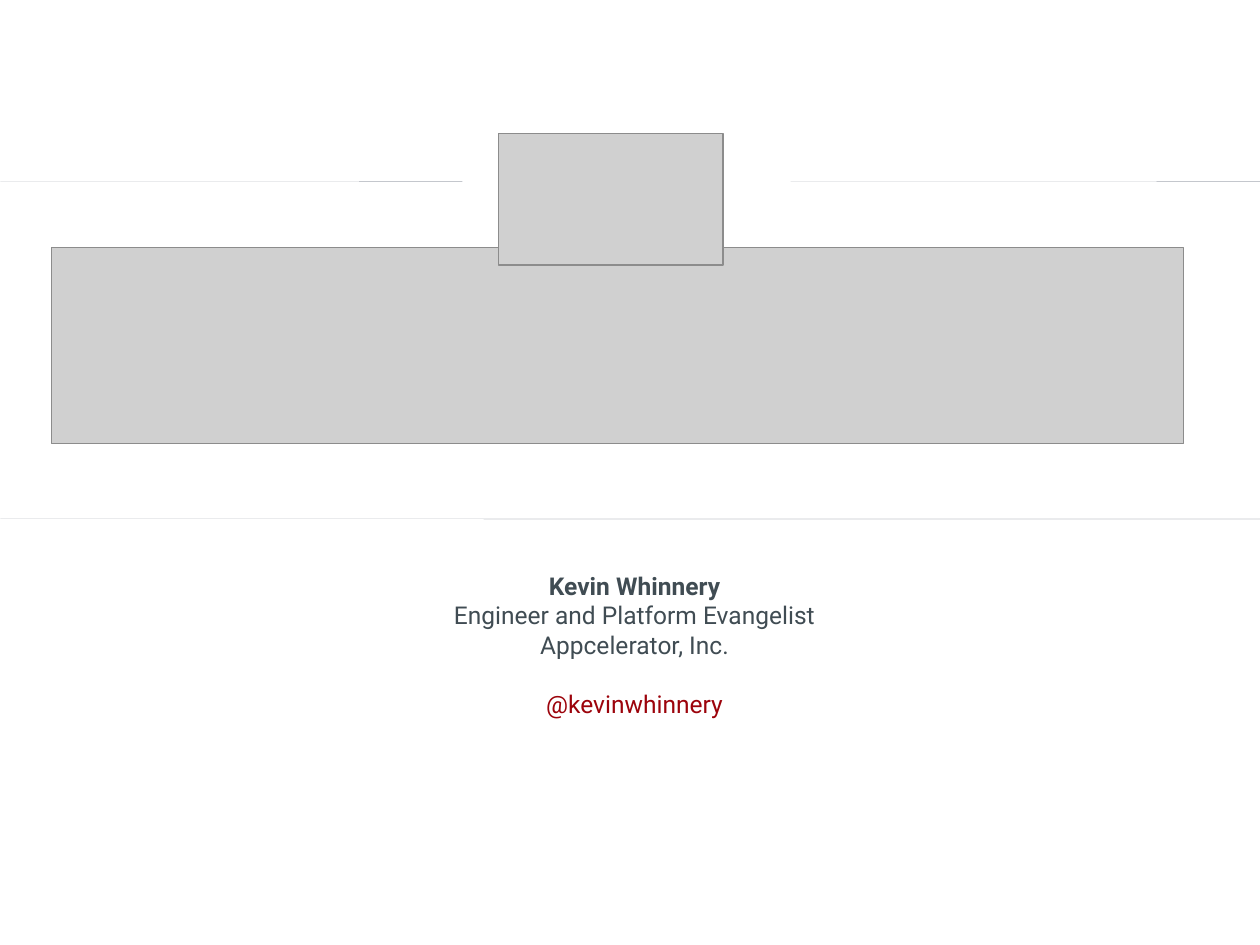
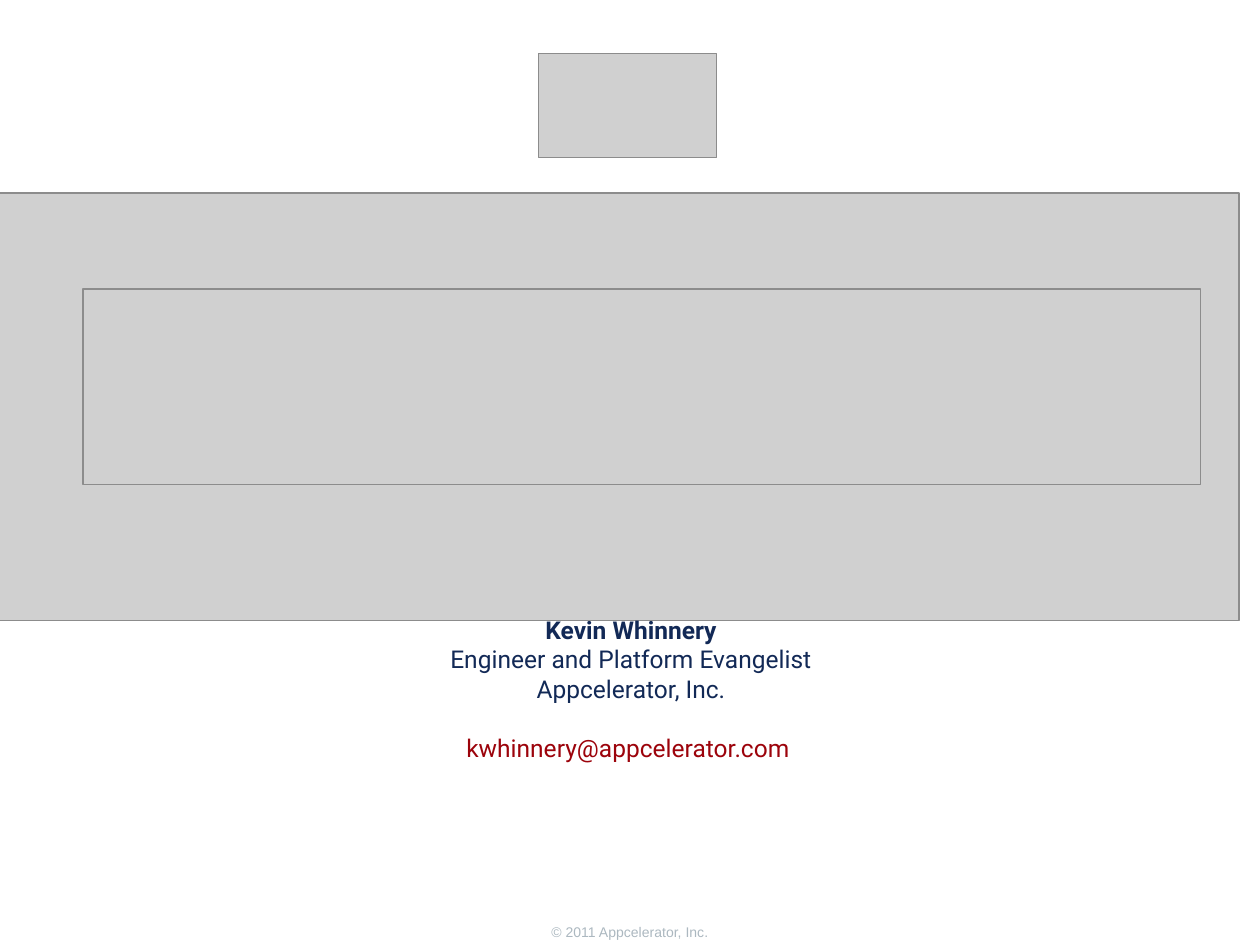
Before and after one commit to appcelerator-training-archive/tcad_certification, a slide deck: slide 1 of 290/290.ppt. Drawn at 1260x945 pixels with LibreOffice and Linux fonts; fonts in the diff are those of the drawing; grey boxes stand for pictures; background and template pictures are left out. Boxes give left, top, right and bottom in pixels: in the first picture for what was removed or moved away, otherwise in the second. Text is boxed around its words. In the diff, an @@ line names an element or a change of style, - is before the commit and + after.

Commit message:
incremental slide changes, more style normalization and content coming...

```diff
--- a/290/290.ppt
+++ b/290/290.ppt
@@ picture: place and size @@
-picture at (498,134,722,266)
+picture at (539,54,717,159)
@@ line removed from (0, 181) to (462, 181) @@
@@ picture added at (0,193,1239,620) @@
@@ line removed from (790, 181) to (1260, 181) @@
@@ picture: place and size @@
-picture at (52,248,1184,444)
+picture at (83,289,1201,484)
@@ line removed from (0, 519) to (1260, 519) @@
@@ text "Kevin Whinnery": place and size @@
-text "Kevin Whinnery" at (454,576,815,719)
+text "Kevin Whinnery" at (450,617,812,763)
@@ text at (450,617,812,703): text colour #404C53 to #122956 in "Kevin Whinnery", "Engineer and Platform Evangelist", "Appcelerator, Inc." @@
@@ text at (466,738,789,763): text changed @@
-@kevinwhinnery
+kwhinnery@appcelerator.com
@@ text added at (566,927,709,940), 8 pt, text #ACB8C0 @@
+© 2011 Appcelerator, Inc.
```
Also in this commit, not shown: 21 other slides changed, 7 slides added, 13 slides removed, 12 other files.
